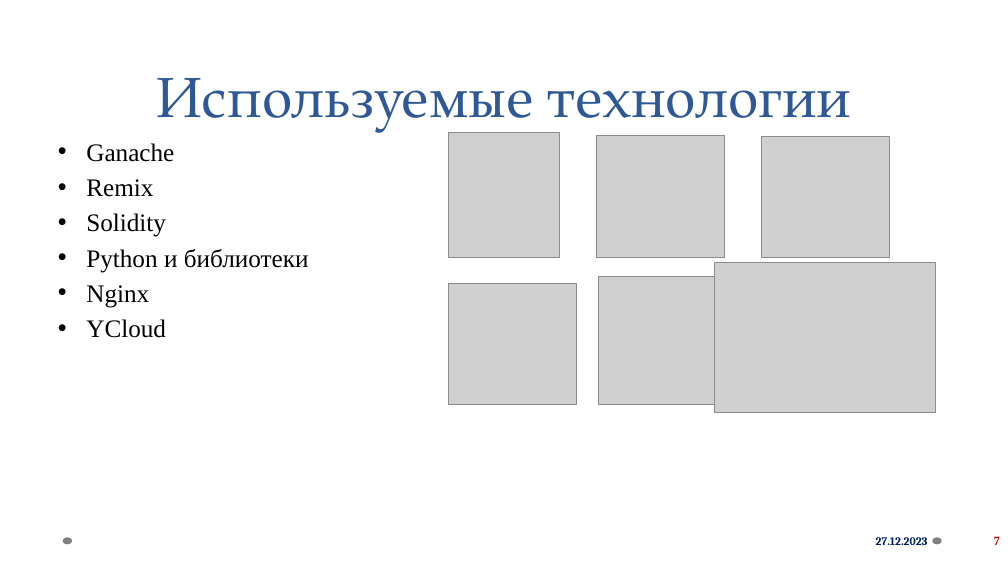
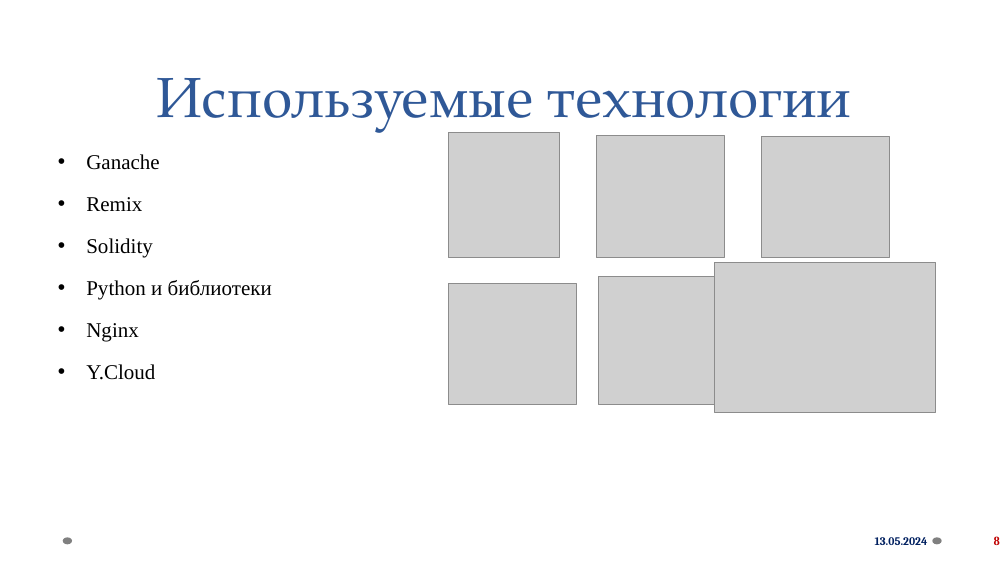
Before and after one commit to mikeezq/pre-system, a slide deck: slide 8 of docs/Книр_КорниловМ.А..pptx (slide 7 before the commit). Drawn at 1008x567 pixels with LibreOffice and Linux fonts; fonts in the diff are those of the drawing; grey boxes stand for pictures; background and template pictures are left out. Boxes give left, top, right and bottom in pixels: in the first picture for what was removed or moved away, otherwise in the second. Text is boxed around its words. In the diff, an @@ line names an element or a change of style, - is before the commit and + after.

```diff
--- a/docs/Книр_КорниловМ.А..pptx
+++ b/docs/Книр_КорниловМ.А..pptx
@@ text at [86,154,272,342]: size 24 to 20 pt in "Ganache", "Remix", "Solidity", "Python и библиотеки" and 1 more places; line spacing 1 to 1.5 @@
@@ text at [86,364,155,380]: text changed; size 24 to 20 pt @@
-• YCloud
+• Y.Cloud
@@ text at [875,537,928,545]: text changed @@
-27.12.2023
+13.05.2024
@@ page number at [994,535,1000,548]: text changed @@
-7
+8
```
Also in this commit, not shown: 7 other slides changed, 6 slides added, 7 other files.
